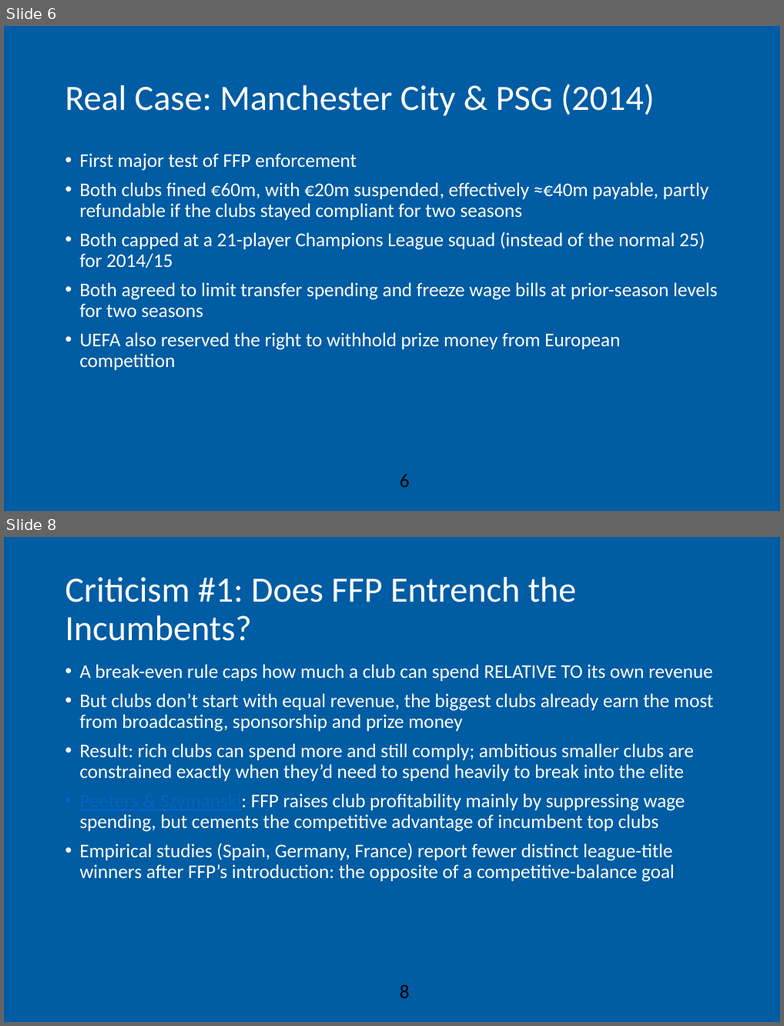
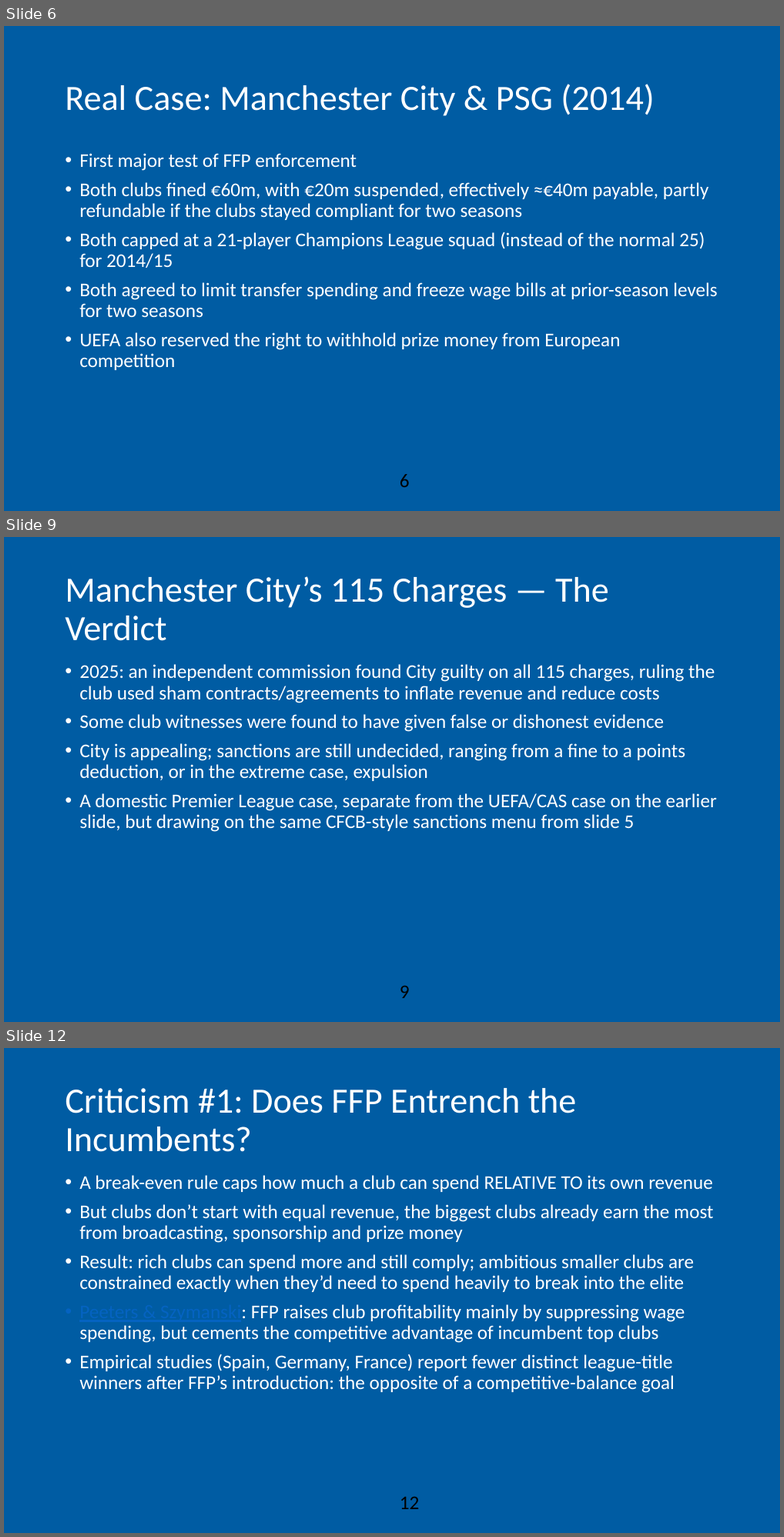
Before and after one commit to AEGDDI/idr305, a slide deck: lectures/L11.pptx. Shown one above the other, each under a label of ours: slides 6 and 8 before the commit, slides 6, 9 and 12 after it; the slides between them are not shown. The pictures are 784x1026 and 784x1537 pixels, drawn with LibreOffice and Linux fonts; fonts in the diff are those of the drawing; background and template pictures are left out. Boxes give left, top, right and bottom in pixels: in the first picture for what was removed or moved away, otherwise in the second. Text is boxed around its words. In the diff, an @@ line names an element or a change of style, - is before the commit and + after.

```diff
--- a/lectures/L11.pptx
+++ b/lectures/L11.pptx
@@ slide 9 added at box(4, 537, 780, 1022), background #FFFFFF; not listed: 2 template elements that a slide beside it also shows @@
@@ title added at box(65, 576, 609, 641), 33 pt, text #FFFFFF @@
+Manchester City’s 115 Charges — The Verdict
@@ text added at box(79, 664, 717, 832), 18 pt, text #FFFFFF @@
+• 2025: an independent commission found City guilty on all 115 charges, ruling the club used sham contracts/agreements to inflate revenue and reduce costs
+• Some club witnesses were found to have given false or dishonest evidence
+• City is appealing; sanctions are still undecided, ranging from a fine to a points deduction, or in the extreme case, expulsion
+• A domestic Premier League case, separate from the UEFA/CAS case on the earlier slide, but drawing on the same CFCB-style sanctions menu from slide 5
@@ what was slide 8 is now slide 12 @@
@@ page number at box(400, 1496, 420, 1509): text changed @@
-8
+12
```
Also in this commit, not shown: 1 slide changed, 3 other slides added, 2 other files.
